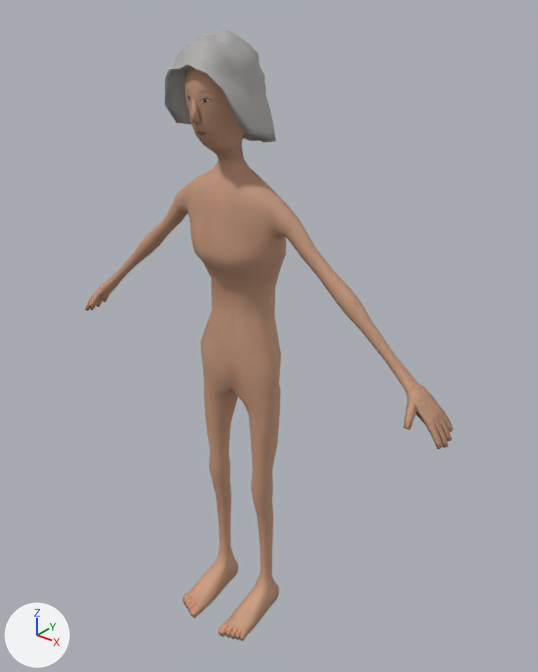
Two versions of the Blender file assets/models/human_elder_female/human_elder_female_thin.blend, one commit apart.
Camera for both pictures: a camera (50 mm lens) standing at (1.125, -1.292, 1.695) and looking at (0.054, 0.047, 0.865). The axes (+X, +Y, +Z) are drawn at lower left. The lights are the same throughout. The older version comes first.

The first picture shows 'Body', 'Hair_curly_grey'.
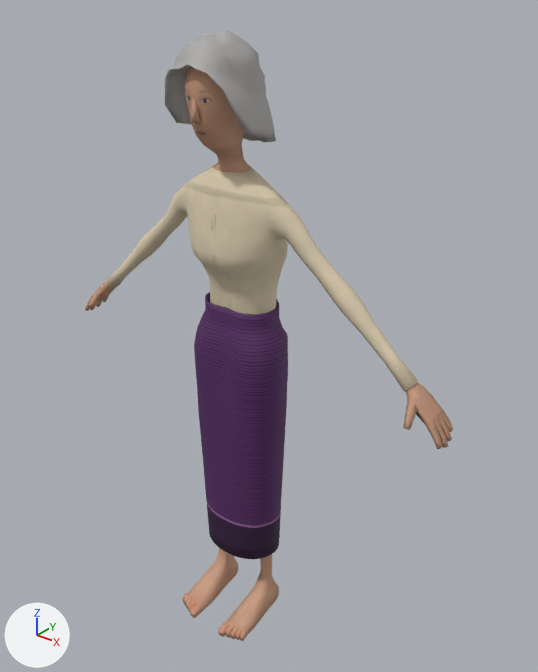
Edits to the bpy script that builds the scene:
```text
Add img_sin_purple_normal_png:
    img_sin_purple_normal_png = load_image('sin_purple_Normal.png', '../clothes_tex/sin_purple_Normal.png', 512, 512, 'Non-Color')
Add img_sin_purple_roughness_png:
    img_sin_purple_roughness_png = load_image('sin_purple_Roughness.png', '../clothes_tex/sin_purple_Roughness.png', 512, 512, 'Non-Color')
Add img_sin_purple_color_png:
    img_sin_purple_color_png = load_image('sin_purple_Color.png', '../clothes_tex/sin_purple_Color.png', 512, 512, 'sRGB')
Add img_human_elder_female_blouse_sin_color_png:
    img_human_elder_female_blouse_sin_color_png = load_image('human_elder_female_blouse_sin_Color.png', 'human_elder_female_blouse_sin_Color.png', 1024, 1024, 'sRGB')
Add img_human_elder_female_blouse_sin_roughness_png:
    img_human_elder_female_blouse_sin_roughness_png = load_image('human_elder_female_blouse_sin_Roughness.png', 'human_elder_female_blouse_sin_Roughness.png', 1024, 1024, 'Non-Color')
Add img_human_elder_female_blouse_sin_normal_png:
    img_human_elder_female_blouse_sin_normal_png = load_image('human_elder_female_blouse_sin_Normal.png', 'human_elder_female_blouse_sin_Normal.png', 1024, 1024, 'Non-Color')
Add mat_cloth_sin_purple:
    mat_cloth_sin_purple = bpy.data.materials.new('Cloth_sin_purple')
    # uses the picture img_sin_purple_color_png
    # uses the picture img_sin_purple_normal_png
    # uses the picture img_sin_purple_roughness_png
Add mat_cloth_elder_female_blouse_sin:
    mat_cloth_elder_female_blouse_sin = bpy.data.materials.new('Cloth_elder_female_blouse_sin')
    # uses the picture img_human_elder_female_blouse_sin_color_png
    # uses the picture img_human_elder_female_blouse_sin_normal_png
    # uses the picture img_human_elder_female_blouse_sin_roughness_png
Add me_cloth_blouse_sin_sin:
    me_cloth_blouse_sin_sin.from_pydata(...)  # 1722 vertices, 1680 faces; spans x -0.134..0.134, y -0.086..0.097, z 0.219..0.962
    me_cloth_blouse_sin_sin.polygons.foreach_set('use_smooth', [True] * 1680)
    me_cloth_blouse_sin_sin.materials.append(mat_cloth_sin_purple)
Add me_cloth_blouse_sin:
    me_cloth_blouse_sin.from_pydata(...)  # 420 vertices, 396 faces; spans x -0.499..0.499, y -0.093..0.089, z 0.825..1.303
    me_cloth_blouse_sin.polygons.foreach_set('use_smooth', [True] * 396)
    me_cloth_blouse_sin.materials.append(mat_cloth_elder_female_blouse_sin)
Add ob_cloth_blouse_sin_sin:
    ob_cloth_blouse_sin_sin = bpy.data.objects.new('Cloth_blouse_sin_sin', me_cloth_blouse_sin_sin)
    ob_cloth_blouse_sin_sin.location = (0.0, 0.0, 0.0)
Add ob_cloth_blouse_sin:
    ob_cloth_blouse_sin = bpy.data.objects.new('Cloth_blouse_sin', me_cloth_blouse_sin)
    ob_cloth_blouse_sin.location = (0.0, 0.0, 0.0)
```

Where the change shows, as pixel boxes (x1, y1, x2, y2) in the pictures (538 x 672 px):
'Cloth_blouse_sin_sin', added (purple): after (194, 292, 288, 559)
'Cloth_blouse_sin', added (beige): after (107, 165, 419, 392)
'Body', unchanged, covered by the edit: (85, 67, 453, 641) in both
